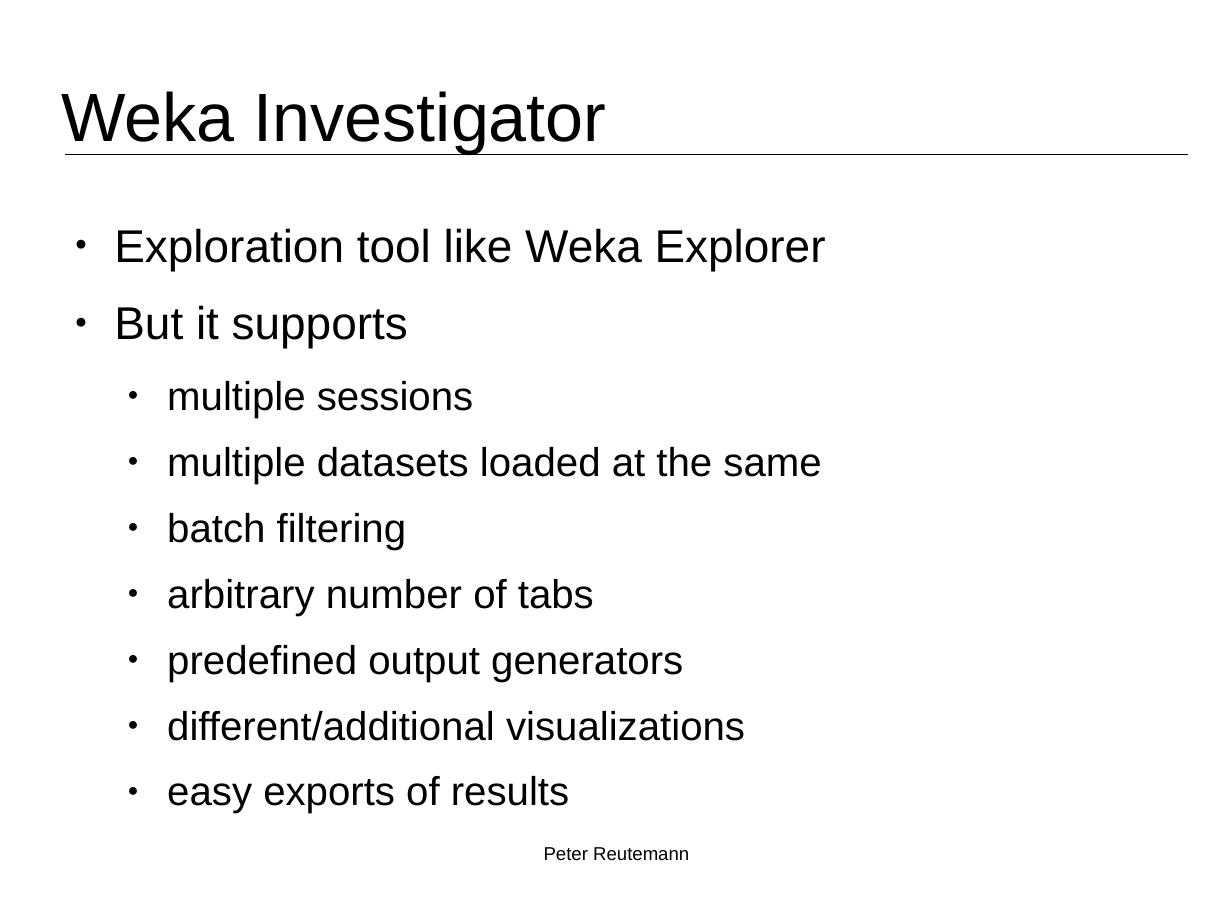
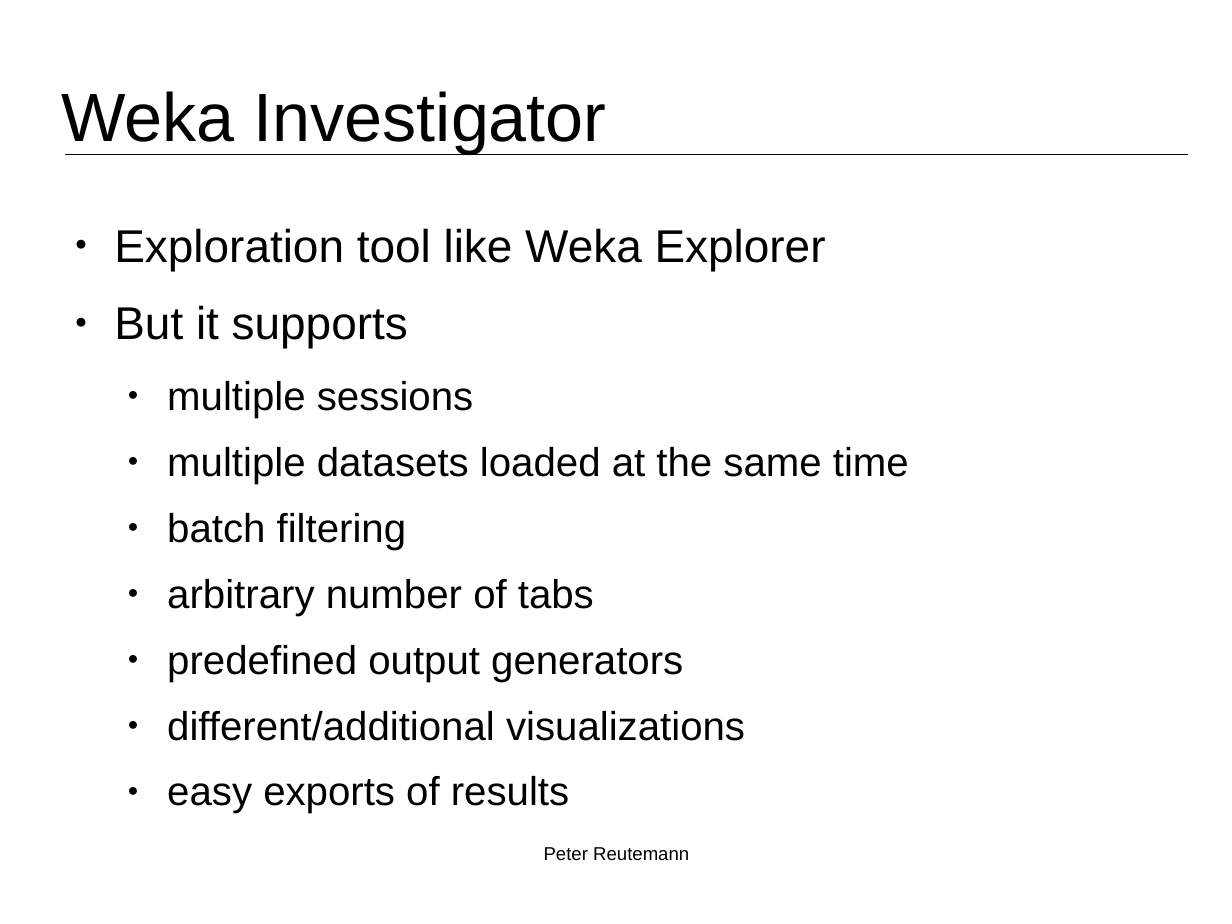
Before and after one commit to fracpete/weka-user-conference-2021, a slide deck: slide 4 of adams/adams.odp (slide 3 before the commit). Drawn at 1232x924 pixels with LibreOffice and Linux fonts; fonts in the diff are those of the drawing; background and template pictures are left out. Boxes give left, top, right and bottom in pixels: in the first picture for what was removed or moved away, otherwise in the second. Text is boxed around its words. In the diff, an @@ line names an element or a change of style, - is before the commit and + after.

```diff
--- a/adams/adams.odp
+++ b/adams/adams.odp
@@ text at bbox=[167, 447, 909, 484]: text changed @@
-  ● multiple datasets loaded at the same
+  ● multiple datasets loaded at the same time
```
Also in this commit, not shown: 4 other slides changed, 1 slide added, 5 other files.
